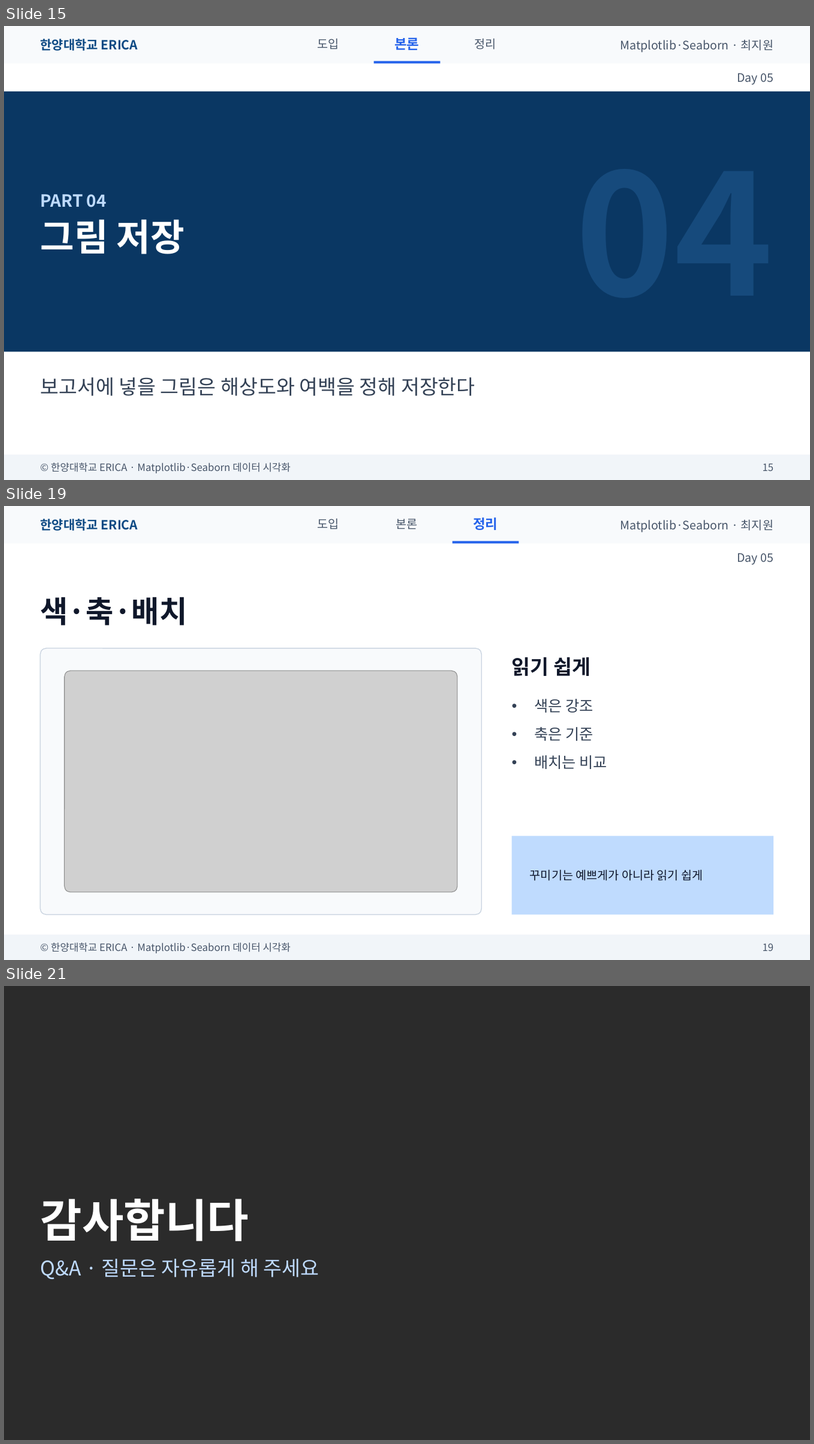
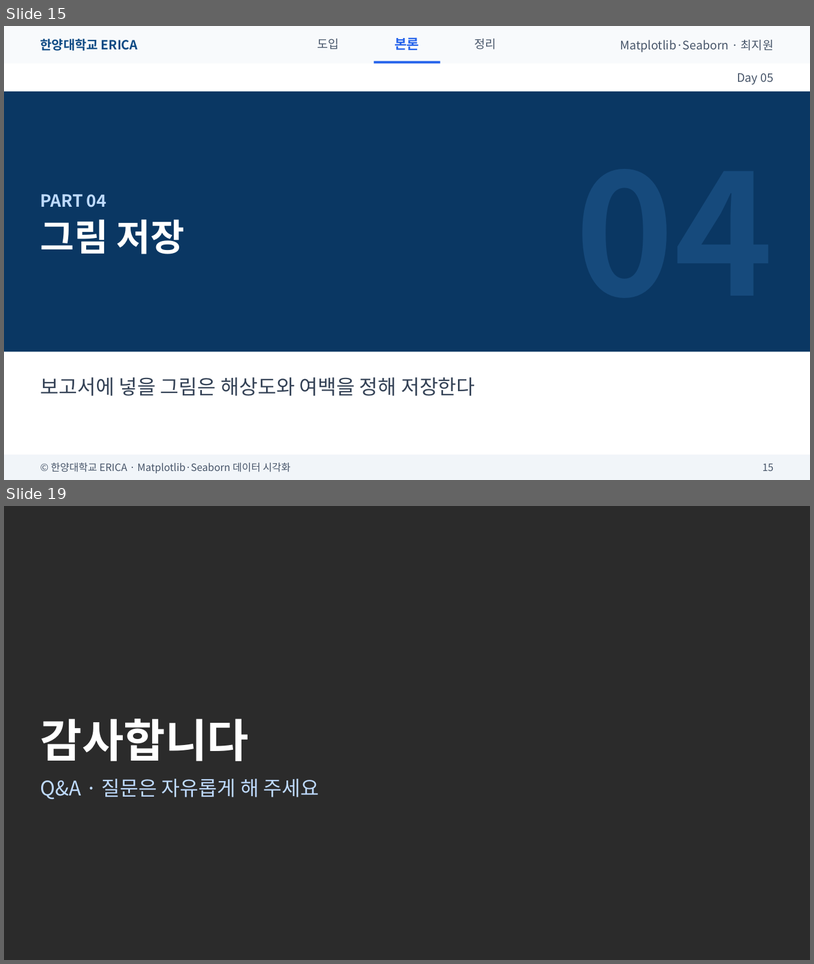
Before and after one commit to wonguwon/generate_lesson, a slide deck: materials/matplotlib-seaborn/ppt/Day05/Day05_꾸미기와여러그래프.pptx. Shown one above the other, each under a label of ours: slides 15, 19 and 21 before the commit, slides 15 and 19 after it; the slides between them are not shown. The pictures are 814x1444 and 814x964 pixels, drawn with LibreOffice and Linux fonts; fonts in the diff are those of the drawing; grey boxes stand for pictures; background and template pictures are left out; a plain dark background stands for a picture behind light text. Boxes give left, top, right and bottom in pixels: in the first picture for what was removed or moved away, otherwise in the second. Text is boxed around its words. In the diff, an @@ line names an element or a change of style, - is before the commit and + after.

```diff
--- a/materials/matplotlib-seaborn/ppt/Day05/Day05_꾸미기와여러그래프.pptx
+++ b/materials/matplotlib-seaborn/ppt/Day05/Day05_꾸미기와여러그래프.pptx
@@ slide 19 removed at <box>4,506,810,960</box>, background #FFFFFF @@
@@ rectangle removed at <box>4,506,810,544</box> @@
@@ text removed at <box>40,519,138,531</box> @@
-한양대학교 ERICA
@@ text removed at <box>318,519,339,529</box> @@
-도입
@@ text removed at <box>396,519,418,529</box> @@
-본론
@@ text removed at <box>473,517,498,530</box> @@
-정리
@@ text removed at <box>621,520,774,532</box> @@
-Matplotlib·Seaborn · 최지원
@@ rectangle removed at <box>453,541,519,544</box> @@
@@ text removed at <box>737,553,774,565</box> @@
-Day 05
@@ title removed at <box>40,597,187,625</box> @@
-색·축·배치
@@ rounded rectangle removed at <box>40,648,482,915</box> @@
@@ text removed at <box>512,657,591,676</box> @@
-읽기 쉽게
@@ picture removed at <box>65,670,458,892</box> @@
@@ text removed at <box>534,699,608,769</box> @@
-• 색은 강조
-• 축은 기준
-• 배치는 비교
@@ rectangle removed at <box>512,835,774,915</box> @@
@@ text removed at <box>530,869,703,880</box> @@
-꾸미기는 예쁘게가 아니라 읽기 쉽게
@@ rectangle removed at <box>4,934,810,960</box> @@
@@ text removed at <box>51,942,291,953</box> @@
-© 한양대학교 ERICA · Matplotlib·Seaborn 데이터 시각화
@@ text removed at <box>763,943,774,951</box> @@
-19
@@ what was slide 21 is now slide 19 @@
```
Also in this commit, not shown: 4 slides changed, 1 other slide removed, 40 other files.
